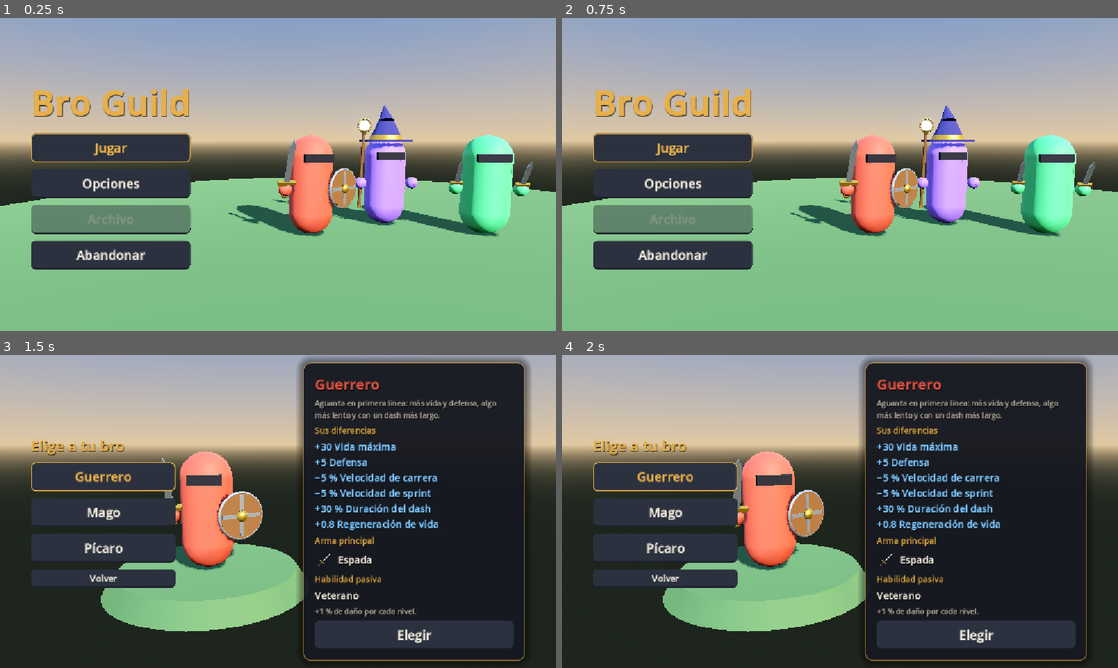
Above: before the commit, frames 1-4 (two rows, left to right).
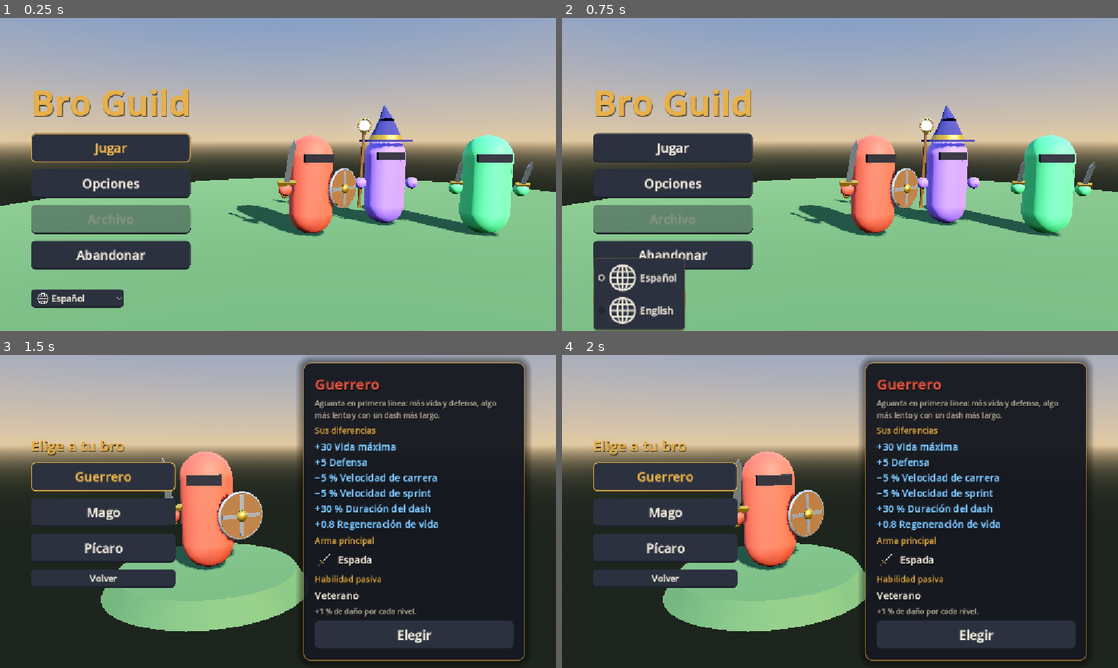
Above: after the commit, the same moments.

Repository: UriBokchoi/BroGuild
Game: Godot game, scene res://systems/run/game.tscn
Two runs of this game, one before a commit and one after it. Both use one fixed random seed, a clock stepped at 60 frames per second and the inputs below.
Inputs (mouse positions are in pixels of both pictures, inside the frame that each line leads up to):
- Up to frame 1 (0.25 s): no input
- Up to frame 2 (0.75 s): click (639, 299) at 0.5 s, where only the run after the commit has a clickable "Español"
- Up to frame 3 (1.5 s): click "Jugar" at 1.25 s
- Up to frame 4 (2 s): no input

The runs differ from the first frame. In frame 1, 1.0% of the frame differs, in the area x 5-23%, y 86-93%; in frame 2, 3.8%, in the area x 5-35%, y 36-100%; in frame 3, nothing differs; in frame 4, nothing differs.

Commit message:
feat(menu): selector de idioma abajo a la izquierda
LanguagePicker: un globo con el idioma actual; ofrece cada traducción cargada
con su nombre en su propio idioma (LANGUAGE_NAME) y, al elegir, lo pone y lo
guarda en las opciones.

Co-Authored-By: Claude Opus 5.5 <noreply@anthropic.com>

Diff:
--- /dev/null
+++ b/assets/textures/icons/ui/language.svg
@@ -0,0 +1,6 @@
+<svg xmlns="http://www.w3.org/2000/svg" width="64" height="64" viewBox="0 0 64 64">
+  <circle cx="32" cy="32" r="26" fill="#2b313e" stroke="#ece6d9" stroke-width="4"/>
+  <ellipse cx="32" cy="32" rx="11" ry="26" fill="none" stroke="#ece6d9" stroke-width="3.5"/>
+  <path d="M6 32 H58 M10 19 H54 M10 45 H54" fill="none" stroke="#ece6d9" stroke-width="3.5"/>
+  <path d="M32 6 V58" fill="none" stroke="#ece6d9" stroke-width="3.5"/>
+</svg>
--- a/data/i18n/strings.csv
+++ b/data/i18n/strings.csv
@@ -1,5 +1,6 @@
 keys,es,en
 GAME_TITLE,Bro Guild,Bro Guild
+LANGUAGE_NAME,Español,English
 MENU_PLAY,Jugar,Play
 MENU_OPTIONS,Opciones,Options
 MENU_ARCHIVE,Archivo,Archive
--- /dev/null
+++ b/tests/integration/ui/widgets/test_language_picker.gd
@@ -0,0 +1,49 @@
+extends GutTest
+## Selector de idioma: ofrece cada idioma traducido con su nombre en su propio idioma, marca el de
+## ahora y, al elegir otro, lo pone y lo guarda en las opciones.
+
+const PATH := "user://test_language_settings.cfg"
+
+var _real_path: String = ""
+var _real_locale: String = ""
+var _picker: LanguagePicker
+
+
+func before_each() -> void:
+	_real_path = Save.settings_path
+	_real_locale = Save.settings.locale
+	Save.settings_path = PATH
+	_picker = LanguagePicker.new()
+	_picker.name_key = &"LANGUAGE_NAME"
+	add_child_autofree(_picker)
+
+
+func after_each() -> void:
+	Save.settings_path = _real_path
+	Save.settings.locale = _real_locale
+	Save.settings.apply_locale()
+	DirAccess.remove_absolute(PATH)
+
+
+func test_offers_each_language_by_its_own_name() -> void:
+	var locales := _picker.get_locales()
+	assert_has(locales, "es")
+	assert_has(locales, "en")
+	var names: Array[String] = []
+	for index: int in _picker.item_count:
+		names.append(_picker.get_item_text(index))
+	assert_has(names, "Español")
+	assert_has(names, "English", "cada uno en su idioma")
+	assert_eq(locales[_picker.selected], TranslationServer.get_locale(), "marca el de ahora")
+
+
+func test_choosing_one_applies_and_saves_it() -> void:
+	var english := _picker.get_locales().find("en")
+	_picker.select(english)
+	_picker.item_selected.emit(english)
+	assert_eq(TranslationServer.get_locale(), "en")
+	assert_eq(Save.settings.locale, "en")
+	var config := ConfigFile.new()
+	assert_eq(config.load(PATH), OK)
+	var saved: String = config.get_value(GameSettings.SECTION_GENERAL, "locale")
+	assert_eq(saved, "en", "guardado")
--- a/tools/gen_themes.gd
+++ b/tools/gen_themes.gd
@@ -102,6 +102,11 @@
 	theme.set_type_variation(&"SmallButton", &"Button")
 	_button_boxes(theme, &"SmallButton", Vector2(16, 6), 8)
 	theme.set_font_size(&"font_size", &"SmallButton", 18)
+	# El selector de idioma del menú principal, igual de pequeño.
+	theme.set_type_variation(&"SmallOptionButton", &"OptionButton")
+	_button_boxes(theme, &"SmallOptionButton", Vector2(12, 6), 8)
+	theme.set_font_size(&"font_size", &"SmallOptionButton", 18)
+	theme.set_constant(&"icon_max_width", &"SmallOptionButton", 26)
 
 
 ## Cartas de la elección al subir de nivel: un botón grande con su contenido en columna.
--- a/ui/menus/main/main_menu.tscn
+++ b/ui/menus/main/main_menu.tscn
@@ -6,6 +6,8 @@
 [ext_resource type="Resource" path="res://data/characters/rogue.tres" id="4_rogue"]
 [ext_resource type="PackedScene" path="res://entities/player/characters/model/character_model.tscn" id="5_model"]
 [ext_resource type="PackedScene" path="res://ui/menus/options/options_panel.tscn" id="6_options"]
+[ext_resource type="Script" path="res://ui/widgets/language_picker.gd" id="7_language"]
+[ext_resource type="Texture2D" path="res://assets/textures/icons/ui/language.svg" id="8_globe"]
 
 [sub_resource type="ProceduralSkyMaterial" id="ProceduralSkyMaterial_sky"]
 sky_top_color = Color(0.32, 0.45, 0.68, 1)
@@ -116,3 +118,14 @@
 unique_name_in_owner = true
 visible = false
 layout_mode = 2
+
+[node name="LanguagePicker" type="OptionButton" parent="UI/Margin"]
+unique_name_in_owner = true
+layout_mode = 2
+size_flags_horizontal = 0
+size_flags_vertical = 8
+theme_type_variation = &"SmallOptionButton"
+icon = ExtResource("8_globe")
+expand_icon = true
+script = ExtResource("7_language")
+name_key = &"LANGUAGE_NAME"
--- a/ui/theme/main_theme.tres
+++ b/ui/theme/main_theme.tres
@@ -625,6 +625,97 @@
 corner_radius_bottom_left = 8
 
 [sub_resource type="StyleBoxFlat" id="StyleBoxFlat_xlf4h"]
+content_margin_left = 12.0
+content_margin_top = 6.0
+content_margin_right = 12.0
+content_margin_bottom = 6.0
+bg_color = Color(0.16862746, 0.19215687, 0.24313726, 0.45)
+border_width_bottom = 3
+border_color = Color(0.105882354, 0.12156863, 0.16078432, 1)
+corner_radius_top_left = 8
+corner_radius_top_right = 8
+corner_radius_bottom_right = 8
+corner_radius_bottom_left = 8
+
+[sub_resource type="StyleBoxFlat" id="StyleBoxFlat_hfkmy"]
+content_margin_left = 12.0
+content_margin_top = 6.0
+content_margin_right = 12.0
+content_margin_bottom = 6.0
+bg_color = Color(1, 1, 1, 0)
+draw_center = false
+border_width_left = 2
+border_width_top = 2
+border_width_right = 2
+border_width_bottom = 2
+border_color = Color(0.9098039, 0.6901961, 0.2901961, 1)
+corner_radius_top_left = 8
+corner_radius_top_right = 8
+corner_radius_bottom_right = 8
+corner_radius_bottom_left = 8
+
+[sub_resource type="StyleBoxFlat" id="StyleBoxFlat_e742v"]
+content_margin_left = 12.0
+content_margin_top = 6.0
+content_margin_right = 12.0
+content_margin_bottom = 6.0
+bg_color = Color(0.22352941, 0.25490198, 0.32156864, 1)
+border_width_left = 2
+border_width_top = 2
+border_width_right = 2
+border_width_bottom = 3
+border_color = Color(0.9098039, 0.6901961, 0.2901961, 1)
+corner_radius_top_left = 8
+corner_radius_top_right = 8
+corner_radius_bottom_right = 8
+corner_radius_bottom_left = 8
+
+[sub_resource type="StyleBoxFlat" id="StyleBoxFlat_ymu5g"]
+content_margin_left = 12.0
+content_margin_top = 6.0
+content_margin_right = 12.0
+content_margin_bottom = 6.0
+bg_color = Color(0.9098039, 0.6901961, 0.2901961, 1)
+border_width_left = 2
+border_width_top = 2
+border_width_right = 2
+border_width_bottom = 3
+border_color = Color(0.6117647, 0.45490196, 0.14901961, 1)
+corner_radius_top_left = 8
+corner_radius_top_right = 8
+corner_radius_bottom_right = 8
+corner_radius_bottom_left = 8
+
+[sub_resource type="StyleBoxFlat" id="StyleBoxFlat_j8c6k"]
+content_margin_left = 12.0
+content_margin_top = 6.0
+content_margin_right = 12.0
+content_margin_bottom = 6.0
+bg_color = Color(0.16862746, 0.19215687, 0.24313726, 1)
+border_width_bottom = 3
+border_color = Color(0.105882354, 0.12156863, 0.16078432, 1)
+corner_radius_top_left = 8
+corner_radius_top_right = 8
+corner_radius_bottom_right = 8
+corner_radius_bottom_left = 8
+
+[sub_resource type="StyleBoxFlat" id="StyleBoxFlat_qmchr"]
+content_margin_left = 12.0
+content_margin_top = 6.0
+content_margin_right = 12.0
+content_margin_bottom = 6.0
+bg_color = Color(0.9098039, 0.6901961, 0.2901961, 1)
+border_width_left = 2
+border_width_top = 2
+border_width_right = 2
+border_width_bottom = 3
+border_color = Color(0.6117647, 0.45490196, 0.14901961, 1)
+corner_radius_top_left = 8
+corner_radius_top_right = 8
+corner_radius_bottom_right = 8
+corner_radius_bottom_left = 8
+
+[sub_resource type="StyleBoxFlat" id="StyleBoxFlat_8br2s"]
 content_margin_left = 14.0
 content_margin_top = 7.0
 content_margin_right = 14.0
@@ -937,6 +1028,15 @@
 SmallButton/styles/hover_pressed = SubResource("StyleBoxFlat_5le7c")
 SmallButton/styles/normal = SubResource("StyleBoxFlat_vqajq")
 SmallButton/styles/pressed = SubResource("StyleBoxFlat_yyw70")
+SmallOptionButton/base_type = &"OptionButton"
+SmallOptionButton/constants/icon_max_width = 26
+SmallOptionButton/font_sizes/font_size = 18
+SmallOptionButton/styles/disabled = SubResource("StyleBoxFlat_xlf4h")
+SmallOptionButton/styles/focus = SubResource("StyleBoxFlat_hfkmy")
+SmallOptionButton/styles/hover = SubResource("StyleBoxFlat_e742v")
+SmallOptionButton/styles/hover_pressed = SubResource("StyleBoxFlat_ymu5g")
+SmallOptionButton/styles/normal = SubResource("StyleBoxFlat_j8c6k")
+SmallOptionButton/styles/pressed = SubResource("StyleBoxFlat_qmchr")
 StatBaseLabel/base_type = &"Label"
 StatBaseLabel/colors/font_color = Color(0.64705884, 0.62352943, 0.57254905, 1)
 StatBaseLabel/font_sizes/font_size = 15
--- /dev/null
+++ b/ui/widgets/language_picker.gd
@@ -0,0 +1,41 @@
+class_name LanguagePicker
+extends OptionButton
+## Selector de idioma: un idioma por cada traducción cargada, con su nombre en su propio idioma (la
+## clave [member name_key] de su traducción: «Español», «English»). Al elegir uno, lo pone al
+## momento y lo guarda en las opciones ([code]Save[/code]). Un idioma nuevo (su columna en el CSV)
+## aparece solo. El icono del nodo (un globo) va junto a cada idioma.
+
+## Clave del nombre de cada idioma en su propia traducción.
+@export var name_key: StringName = &""
+
+var _locales: PackedStringArray = PackedStringArray()
+
+
+func _ready() -> void:
+	# Los nombres ya van en su idioma: no se traducen al del juego.
+	auto_translate_mode = Node.AUTO_TRANSLATE_MODE_DISABLED
+	_locales = TranslationServer.get_loaded_locales()
+	# El botón enseña el icono del elegido: el globo va en cada uno.
+	var globe := icon
+	for locale: String in _locales:
+		add_icon_item(globe, _native_name(locale))
+	var current := _locales.find(TranslationServer.get_locale())
+	select(maxi(current, 0))
+	item_selected.connect(_on_item_selected)
+
+
+## Idiomas que ofrece, en orden.
+func get_locales() -> PackedStringArray:
+	return _locales
+
+
+func _native_name(locale: String) -> String:
+	var translation := TranslationServer.get_translation_object(locale)
+	var native := translation.get_message(name_key) if translation else &""
+	return locale if native.is_empty() else String(native)
+
+
+func _on_item_selected(index: int) -> void:
+	Save.settings.locale = _locales[index]
+	Save.settings.apply_locale()
+	Save.save_settings()
Not shown, added: assets/textures/icons/ui/language.svg.import
Not shown, added: tests/integration/ui/widgets/test_language_picker.gd.uid
Not shown: 9 places in ui/theme/main_theme.tres that only renumber resources
Not shown, added: ui/widgets/language_picker.gd.uid
Not shown, changed: assets/CREDITS.md
Not shown, changed: docs/DECISIONES.md
Not shown, changed: docs/GDD.md
Not shown, changed: docs/MAPA.md
Not shown, removed: ui/widgets/.gitkeep
